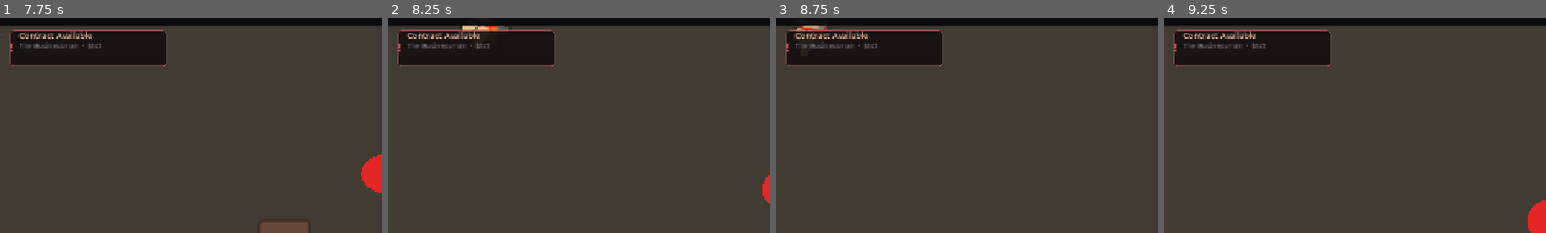
Above: before the commit, frames 1-4 (left to right).
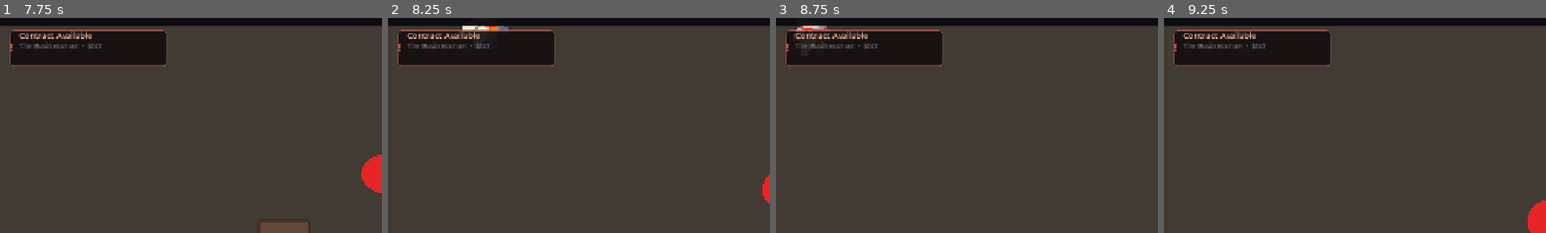
Above: after the commit, the same moments.

Repository: coyote321/BobaGame
Game: Godot game, scene res://Scenes/MainMenu.tscn
Same seed, same stepped clock (60 frames per second), same inputs: the game is played once before the commit and once after it. Sound files missing from this copy of the repository are replaced by a short silence.
Inputs (mouse positions are % of the whole screen's width and height, from its top left):
- Up to frame 1 (7.75 s): click "PLAY" at 0.5 s; tap Enter at 1.25 s; move the mouse to (72, 45) at 1.27 s; hold D (move_right) 1.28-2.03 s; tap G (ability) at 1.35, 7.35 s; click (72, 45) at 1.42 s; move the mouse to (30, 55) at 2.02 s; hold S (move_down) 2.03-2.78 s; right-click (30, 55) at 2.1 s; move the mouse to (60, 28) at 2.77 s; press the mouse at (60, 28) at 2.78 s; hold D (move_right) 2.78-3.53 s; move the mouse to (45, 70) at 3.52 s; release the mouse at (45, 70) at 3.53 s; hold W (move_up) 3.53-4.28 s; tap Ctrl (crouch) at 3.6 s; click (45, 70) at 3.67 s; move the mouse to (80, 65) at 4.27 s; hold E (interact) 4.28-5.03 s; hold A (move_left) 4.28-5.78 s; move the mouse to (20, 35) at 5.02 s; tap Shift (sprint) at 5.1 s; move the mouse to (55, 50) at 5.77 s; hold S (move_down) 5.78-6.53 s; tap R (weapon_next) at 5.85 s; click (55, 50) at 5.92 s; move the mouse to (35, 25) at 6.52 s; hold D (move_right) 6.53-7.28 s; tap Q (weapon_prev) at 6.6 s; move the mouse to (72, 45) at 7.27 s; hold W (move_up) from 7.28 s (still down)
- Up to frame 2 (8.25 s): move the mouse to (30, 55) at 8.02 s; release W (move_up) at 8.03 s; hold D (move_right) from 8.03 s (still down); right-click (30, 55) at 8.1 s; click (30, 55) at 8.17 s
- Up to frame 3 (8.75 s): keep holding D (move_right)
- Up to frame 4 (9.25 s): move the mouse to (60, 28) at 8.77 s; release D (move_right) at 8.78 s; press the mouse at (60, 28) at 8.78 s; hold S (move_down) from 8.78 s (still down)
The pictures show only the part of the screen within x 0-50%, y 8-58%; the shares and areas given below are measured in that part.

Frame 1 is identical in both runs. In frame 2, 0.2% of the frame differs, in the area x 19-33%, y 3-6%; in frame 3, 0.1%; in frame 4, nothing differs.

Commit message:
script refactor

Diff:
--- a/Scenes/HUD.tscn
+++ b/Scenes/HUD.tscn
@@ -117,7 +117,7 @@
 theme_override_colors/font_outline_color = Color(0, 0, 0, 1)
 theme_override_constants/outline_size = 4
 theme_override_fonts/font = ExtResource("7_font_bold")
-theme_override_font_sizes/font_size = 17
+theme_override_font_sizes/font_size = 15
 text = "ELIMINATE ALL ENEMIES"
 
 [node name="TimerLabel" type="Label" parent="MissionPanel"]
--- a/Scripts/Customer.gd
+++ b/Scripts/Customer.gd
@@ -28,21 +28,15 @@
 	_setup_customer_animation()
 
 	if is_secret_agent:
-		body_sprite.modulate = Color(0.55, 0.5, 0.85)
-		# Add a pulsing gold outline effect
-		var glow_tween = create_tween().set_loops()
-		glow_tween.tween_property(body_sprite, "modulate", Color(1.2, 1.0, 0.6), 0.8)
-		glow_tween.tween_property(body_sprite, "modulate", Color(0.8, 0.7, 0.5), 0.8)
-		# Add a visible label above the customer
-		var agent_label = Label.new()
-		agent_label.text = "⚑ SECRET"
-		agent_label.horizontal_alignment = HORIZONTAL_ALIGNMENT_CENTER
-		agent_label.position = Vector2(-40, -50)
-		agent_label.add_theme_font_size_override("font_size", 11)
-		agent_label.add_theme_color_override("font_color", Color(1.0, 0.85, 0.3))
-		agent_label.add_theme_color_override("font_outline_color", Color(0, 0, 0, 0.9))
-		agent_label.add_theme_constant_override("outline_size", 3)
-		add_child(agent_label)
+		body_sprite.modulate = Color(1.05, 0.98, 0.88)
+		# Subtle flag hint — player needs to pay attention to spot it
+		var hint_label = Label.new()
+		hint_label.text = "⚑"
+		hint_label.horizontal_alignment = HORIZONTAL_ALIGNMENT_CENTER
+		hint_label.position = Vector2(20, -45)
+		hint_label.add_theme_font_size_override("font_size", 9)
+		hint_label.add_theme_color_override("font_color", Color(0.85, 0.72, 0.4, 0.6))
+		add_child(hint_label)
 	else:
 		body_sprite.modulate = Color.WHITE
 
--- a/Scripts/GameManager.gd
+++ b/Scripts/GameManager.gd
@@ -215,11 +215,84 @@
 var admin_mode: bool = false
 var _admin_snapshot: Dictionary = {}
 
+const _AGENT_DEBUG_LOG_REL := "res://.cursor/debug-6f1b6e.log"
+const _AGENT_DEBUG_INGEST := "http://127.0.0.1:7813/ingest/0aca1ad4-5c0c-40c7-aa6a-dc265157d894"
+
 func _ready():
 	print("GameManager initialized")
 	remove_retired_ingredients()
 	_setup_audio_buses()
 	generate_daily_quests()
+	#region agent log
+	agent_debug_log("Scripts/GameManager.gd:_ready", "GameManager ready", {
+		"current_phase": current_phase,
+		"weapon_count": weapons.size(),
+		"mission_count": MISSION_CATALOG.size(),
+	}, "H6")
+	#endregion
+
+#region agent log
+func agent_debug_log(location: String, message: String, data: Dictionary, hypothesis_id: String, run_id: String = "initial") -> void:
+	var payload := {
+		"sessionId": "6f1b6e",
+		"runId": run_id,
+		"hypothesisId": hypothesis_id,
+		"location": location,
+		"message": message,
+		"data": data,
+		"timestamp": int(Time.get_unix_time_from_system() * 1000.0),
+	}
+	var line := JSON.stringify(payload)
+	# Godot nuance: `WRITE_READ` truncates existing files per open; use WRITE for create, READ_WRITE + seek_end to append.
+	var attempted: Array[String] = []
+	var ok_any := false
+	var paths: PackedStringArray = PackedStringArray([
+		ProjectSettings.globalize_path(_AGENT_DEBUG_LOG_REL),
+		ProjectSettings.globalize_path("user://cursor_debug/debug-6f1b6e.log"),
+	])
+	for p in paths:
+		attempted.append(p)
+		var parent := p.get_base_dir()
+		if parent.length() > 0:
+			DirAccess.make_dir_recursive_absolute(parent)
+		var f: FileAccess
+		if FileAccess.file_exists(p):
+			f = FileAccess.open(p, FileAccess.READ_WRITE)
+			if f:
+				f.seek_end()
+		else:
+
+
+			f = FileAccess.open(p, FileAccess.WRITE)
+		if f:
+			f.store_line(line)
+			f.flush()
+			f.close()
+			ok_any = true
+			break
+
+
+	if not ok_any:
+		push_error("agent_debug_log: file write FAILED; attempted=" + str(attempted) + "; err=" + str(FileAccess.get_open_error()))
+
+	_agent_debug_notify_ingest(line)
+
+func _agent_debug_notify_ingest(json_line: String) -> void:
+	var http := HTTPRequest.new()
+	http.timeout = 3
+	add_child(http)
+	http.request_completed.connect(func(_result: int, _response_code: int, _headers: PackedStringArray, _body: PackedByteArray) -> void:
+		http.queue_free()
+	)
+	var err := http.request(
+		_AGENT_DEBUG_INGEST,
+		PackedStringArray(["Content-Type: application/json", "X-Debug-Session-Id: 6f1b6e"]),
+		HTTPClient.METHOD_POST,
+		json_line
+	)
+	if err != OK:
+		http.queue_free()
+#endregion
 
 func _unhandled_input(event: InputEvent) -> void:
 	if event is InputEventKey and event.pressed and not event.echo:
@@ -502,7 +575,7 @@
 	return "res://Scenes/MissionScene.tscn"
 
 func build_mission_profile(type: String, tier: int, reward_money: int, reward_xp: int, time_limit: float = 0.0, contract_target: String = "", waves: int = 0, scene: String = "") -> Dictionary:
-	return {
+	var profile := {
 		"type": type,
 		"tier": tier,
 		"time_limit": time_limit,
@@ -512,6 +585,10 @@
 		"waves": waves,
 		"scene": scene,
 	}
+	#region agent log
+	agent_debug_log("Scripts/GameManager.gd:build_mission_profile", "Mission profile built", profile.duplicate(), "H2,H3")
+	#endregion
+	return profile
 
 
 
--- a/Scripts/HUD.gd
+++ b/Scripts/HUD.gd
@@ -50,6 +50,8 @@
 		mission_end_panel.visible = false
 
 	if objective_label:
+		objective_label.autowrap_mode = TextServer.AUTOWRAP_WORD
+		objective_label.clip_text = true
 		if GameManager.current_contract.size() > 0:
 			objective_label.text = "TARGET: " + GameManager.current_contract["target"]
 		else:
@@ -83,7 +85,7 @@
 		"extermination":
 			return "ELIMINATE ALL ENEMIES"
 		"timed_hunt":
-			return "CLEAR BEFORE TIME RUNS OUT"
+			return "TIMED: ELIMINATE ALL"
 		"boss_hunt":
 			return "DEFEAT THE BOSS"
 		"survival":
--- a/Scripts/MissionManager.gd
+++ b/Scripts/MissionManager.gd
@@ -47,16 +47,36 @@
 		waves_total = int(profile.get("waves", 0))
 		reward_money = int(profile.get("reward_money", 60))
 		reward_xp = int(profile.get("reward_xp", 40))
+	#region agent log
+	GameManager.agent_debug_log("Scripts/MissionManager.gd:_ready", "Mission scene ready with profile", {
+		"profile_size": profile.size(),
+		"profile": profile.duplicate(),
+		"mission_type": mission_type,
+		"time_remaining": time_remaining,
+		"waves_total": waves_total,
+		"current_scene": String(scene_file_path),
+		"has_enemies_container": enemies_container != null,
+	}, "H2,H3,H4")
+	#endregion
 
 	await get_tree().process_frame
 	hud = find_child("HUD", true, false)
 	if hud:
 		hud.connect_buttons(_on_abort_pressed, _on_return_pressed, _on_next_mission_pressed)
+	#region agent log
+	GameManager.agent_debug_log("Scripts/MissionManager.gd:_ready", "Mission HUD lookup complete", {
+		"has_hud": hud != null,
+		"enemy_children": enemies_container.get_child_count() if enemies_container else -1,
+		"mission_type": mission_type,
+	}, "H4")
+	#endregion
 
 	_apply_mission_setup()
 
 	if hud and hud.has_method("update_objective"):
 		hud.update_objective(_objective_text())
+	if hud and hud.has_method("update_timer"):
+		hud.update_timer(time_remaining)
 
 func _apply_mission_setup() -> void:
 	if not enemies_container:
@@ -237,7 +257,7 @@
 		"extermination":
 			return "ELIMINATE ALL ENEMIES"
 		"timed_hunt":
-			return "CLEAR ALL ENEMIES — BEAT THE CLOCK"
+			return "TIMED: ELIMINATE ALL"
 		"boss_hunt":
 			return "DEFEAT THE BOSS"
 		"survival":
@@ -407,21 +427,21 @@
 	var glow := Polygon2D.new()
 	glow.name = "Glow"
 	glow.color = Color(0.91, 0.76, 0.29, 0.28)
-	glow.polygon = PackedVector2Array(-54, -74, 54, -74, 54, 74, -54, 74)
+	glow.polygon = PackedVector2Array([Vector2(-54, -74), Vector2(54, -74), Vector2(54, 74), Vector2(-54, 74)])
 	glow.z_index = 95
 	_exit_door.add_child(glow)
 
 	var frame := Polygon2D.new()
 	frame.name = "DoorFrame"
 	frame.color = Color(0.16, 0.1, 0.04, 1.0)
-	frame.polygon = PackedVector2Array(-38, -62, 38, -62, 38, 62, -38, 62)
+	frame.polygon = PackedVector2Array([Vector2(-38, -62), Vector2(38, -62), Vector2(38, 62), Vector2(-38, 62)])
 	frame.z_index = 96
 	_exit_door.add_child(frame)
 
 	var opening := Polygon2D.new()
 	opening.name = "Opening"
 	opening.color = Color(0.02, 0.02, 0.03, 1.0)
-	opening.polygon = PackedVector2Array(-26, -48, 26, -48, 26, 62, -26, 62)
+	opening.polygon = PackedVector2Array([Vector2(-26, -48), Vector2(26, -48), Vector2(26, 62), Vector2(-26, 62)])
 	opening.z_index = 97
 	_exit_door.add_child(opening)
 
--- a/Scripts/ShopManager.gd
+++ b/Scripts/ShopManager.gd
@@ -1343,6 +1343,15 @@
 	card_hbox.add_child(go_btn)
 
 func _launch_mission(m: Dictionary):
+	#region agent log
+	GameManager.agent_debug_log("Scripts/ShopManager.gd:_launch_mission", "Catalog GO pressed", {
+		"type": String(m.get("type", "")),
+		"tier": int(m.get("tier", 0)),
+		"scene": String(m.get("scene", "")),
+		"reward_money": int(m.get("reward_money", 0)),
+		"time_limit": float(m.get("time_limit", 0.0)),
+	}, "H2,H3")
+	#endregion
 	var tl = m.get("time_limit", 0.0)
 	GameManager.mission_profile = GameManager.build_mission_profile(
 		m.get("type", "extermination"),
@@ -1355,6 +1364,12 @@
 		String(m.get("scene", ""))
 	)
 	GameManager.start_mission()
+	#region agent log
+	GameManager.agent_debug_log("Scripts/ShopManager.gd:_launch_mission", "Changing to catalog mission scene", {
+		"resolved_scene": GameManager.get_mission_scene(),
+		"profile": GameManager.mission_profile.duplicate(),
+	}, "H2,H4")
+	#endregion
 	get_tree().change_scene_to_file(GameManager.get_mission_scene())
 
 func _on_start_contract_mission():
@@ -1704,6 +1719,15 @@
 			_day_summary_overlay = null
 			var c: Dictionary = GameManager.current_contract
 			var c_scene: String = c.get("scene", "res://Scenes/MissionScene.tscn")
+			#region agent log
+			GameManager.agent_debug_log("Scripts/ShopManager.gd:day_summary_go", "Contract GO pressed", {
+				"contract_size": c.size(),
+				"target": String(c.get("target", "")),
+				"scene": c_scene,
+				"mission_type": String(c.get("mission_type", "")),
+				"reward": int(c.get("reward", 0)),
+			}, "H2,H5")
+			#endregion
 			GameManager.mission_profile = GameManager.build_mission_profile(
 				c.get("mission_type", "extermination"),
 				1,
@@ -1715,6 +1739,12 @@
 				c_scene
 			)
 			GameManager.start_mission()
+			#region agent log
+			GameManager.agent_debug_log("Scripts/ShopManager.gd:day_summary_go", "Changing to contract mission scene", {
+				"resolved_scene": c_scene,
+				"profile": GameManager.mission_profile.duplicate(),
+			}, "H2,H4,H5")
+			#endregion
 			get_tree().change_scene_to_file(c_scene)
 		)
 		btn_row.add_child(mission_btn)
Not shown, added: .cursor/debug-6f1b6e.log
